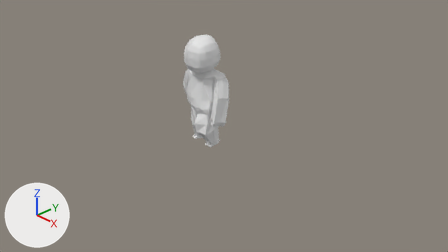
The Blender file code/models/spaceman_walk.blend as it was, and as the next commit left it.
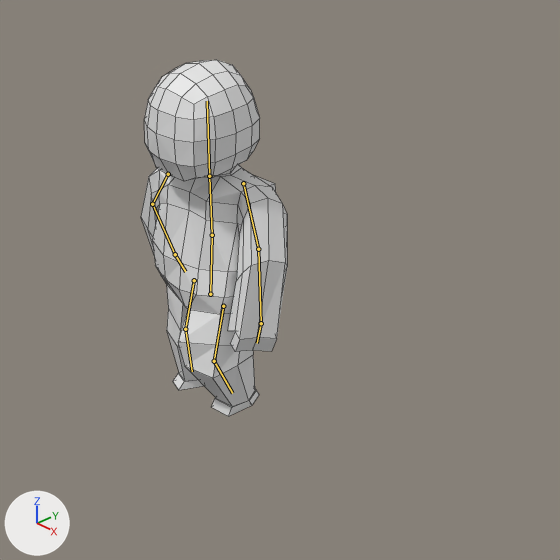
There are two pictures of each version: one from the file's camera 'Camera', one close up on the part from 31% to 70% of the width and 6% to 76% of the height. Every picture has the same lights, and +X, +Y and +Z are marked at lower left. Both versions are drawn at frame 14 of the action 'Walk_Cycle.001'; the numbers are the values there. The bones that bend it are drawn over the model as lines in the close-ups. The close-ups show mesh edges as thin lines.
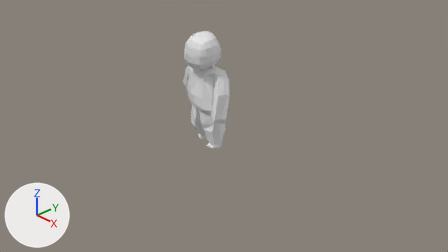
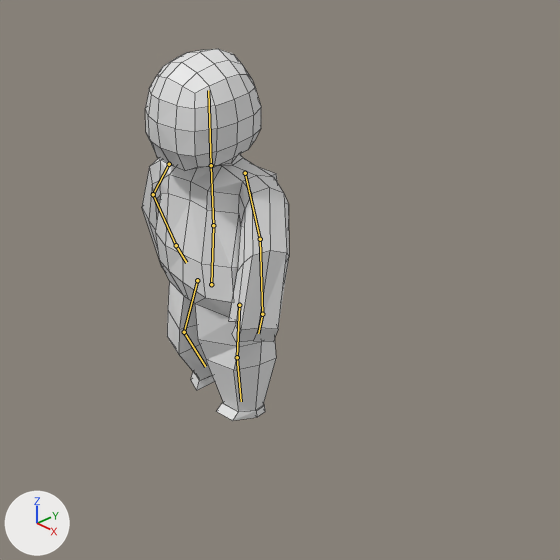
Location of each change, [x1, y1, x2, y2] in pixels of the close-ups (560 x 560 px):
'Cube', posed: before [141, 60, 287, 416]; after [142, 49, 289, 421]
bone 'Torso', root to tip: before (210, 294) to (212, 235); after (211, 284) to (213, 225)
bone 'Upper_Leg_L', root to tip: before (223, 306) to (214, 361); after (239, 305) to (237, 357)
bone 'Lower_Leg_L', root to tip: before (214, 361) to (232, 393); after (237, 357) to (241, 401)
bone 'Upper_Leg_R', root to tip: before (194, 280) to (185, 329); after (197, 280) to (184, 332)
bone 'Lower_Leg_R', root to tip: before (185, 329) to (192, 371); after (184, 332) to (205, 366)

What the commit changed:
Bone 'Torso' (bone_torso) moves from (0.015, 0.049, 0.031) to (0.028, 0.124, 0.035).
Bone 'Upper_Leg_L' (bone_upper_leg_l) moves from (0.071, -0.005, 0.025) to (-0.06, 0.075, 0.037).
Bone 'Upper_Leg_L' (bone_upper_leg_l) turns from (4, -2, -14) to (-2, -1, 1) degrees about its own x, y and z.
Bone 'Lower_Leg_L' (bone_lower_leg_l) moves from (-0.151, -0.051, 0.024) to (-0.148, -0.107, 0.047).
Bone 'Lower_Leg_L' (bone_lower_leg_l) turns from (-35, 13, 1) to (6, 12, 2) degrees about its own x, y and z.
Bone 'Upper_Leg_R' (bone_upper_leg_r) moves from (-0.088, 0.0, -0.029) to (-0.094, 0.06, 0.004).
Bone 'Upper_Leg_R' (bone_upper_leg_r) turns from (2, -1, 0) to (8, 2, -12) degrees about its own x, y and z.
Bone 'Lower_Leg_R' (bone_lower_leg_r) moves from (-0.049, 0.286, -0.043) to (-0.05, 0.293, -0.047).
Bone 'Lower_Leg_R' (bone_lower_leg_r) turns from (4, 13, 5) to (-27, 18, 7) degrees about its own x, y and z.
